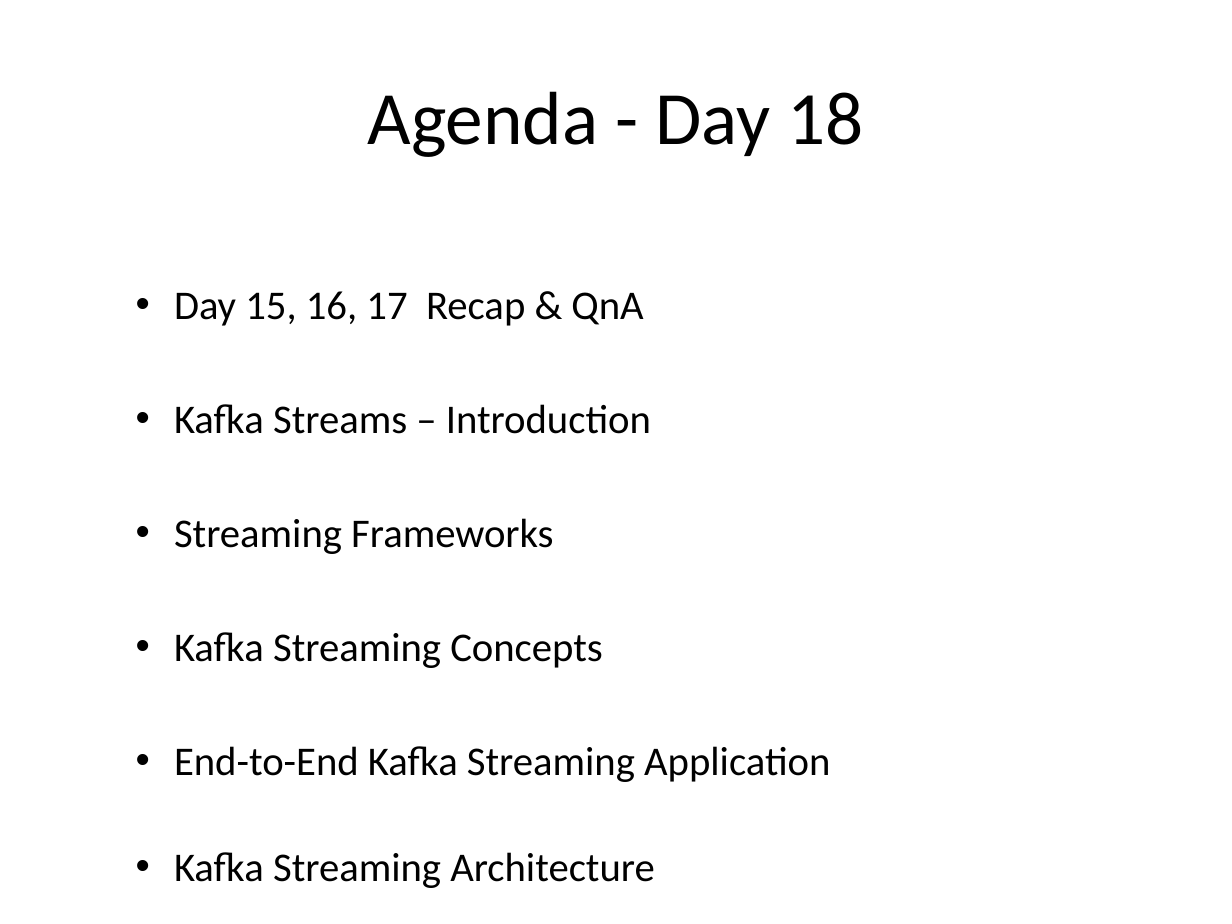
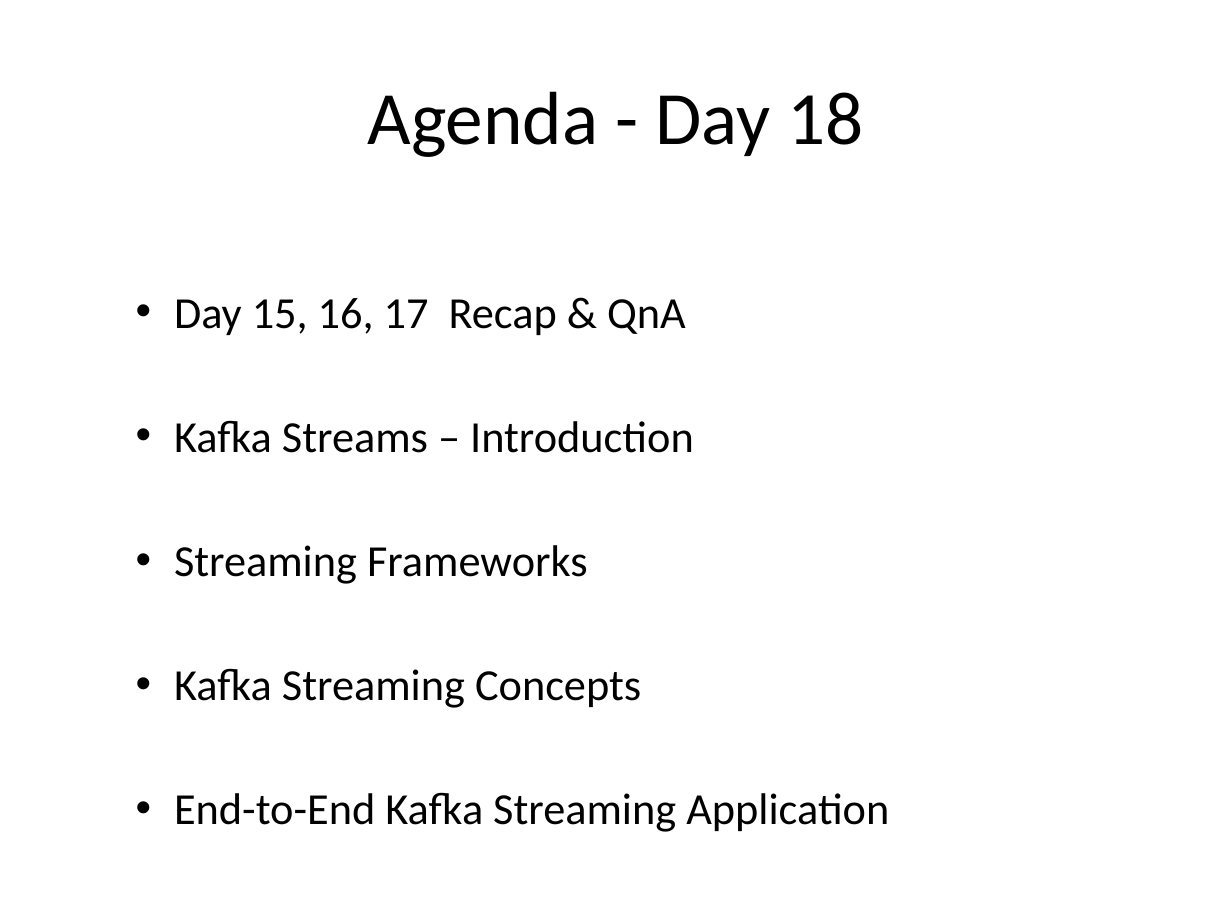
Before and after one commit to sreedharsingaraju/KafkaTutorials, a slide deck: slide 77 of PPT/Kafka-Teaching-Flow.pptx. Drawn at 1232x924 pixels with LibreOffice and Linux fonts; fonts in the diff are those of the drawing. Boxes give left, top, right and bottom in pixels: in the first picture for what was removed or moved away, otherwise in the second. Text is boxed around its words. In the diff, an @@ line names an element or a change of style, - is before the commit and + after.

Commit message:
added stream arch
added streans arch and explained wordcount in diagrams

```diff
--- a/PPT/Kafka-Teaching-Flow.pptx
+++ b/PPT/Kafka-Teaching-Flow.pptx
@@ text "Day 15, 16, 17 Recap ..." at bbox=[174, 298, 889, 832]: size 23.8 to 25.9 pt @@
@@ text at bbox=[174, 852, 655, 888]: paragraph removed @@
-  • Kafka Streaming Architecture
```
Also in this commit, not shown: 1 other slide changed, 7 slides added, 2 other files.
